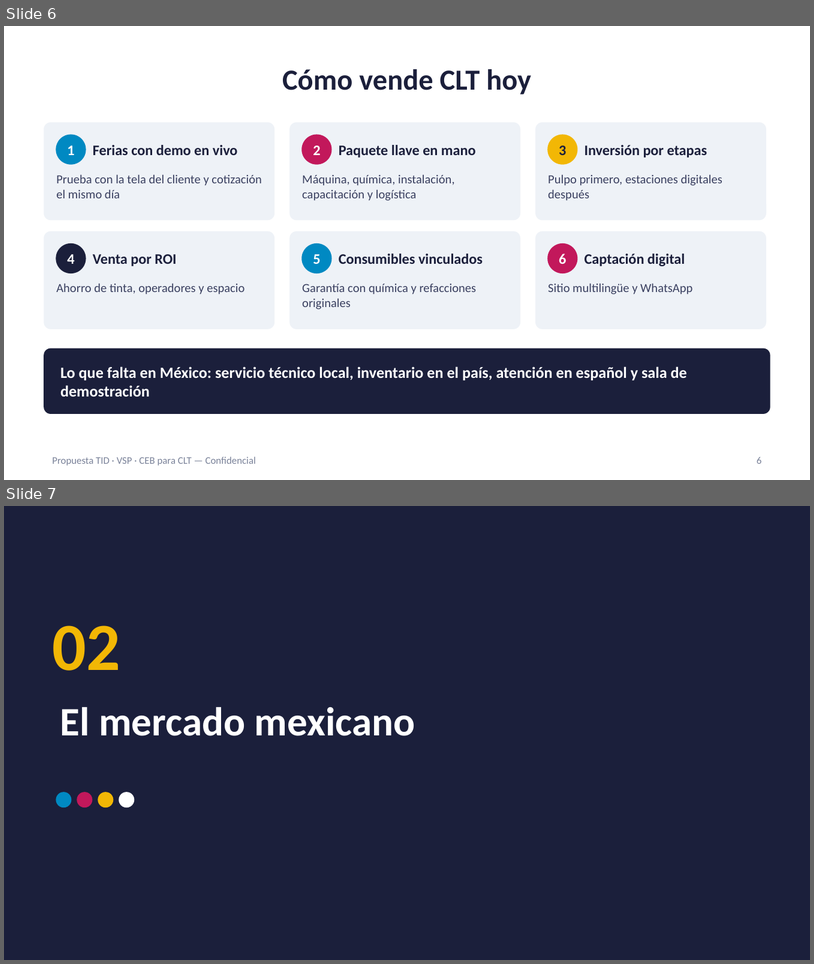
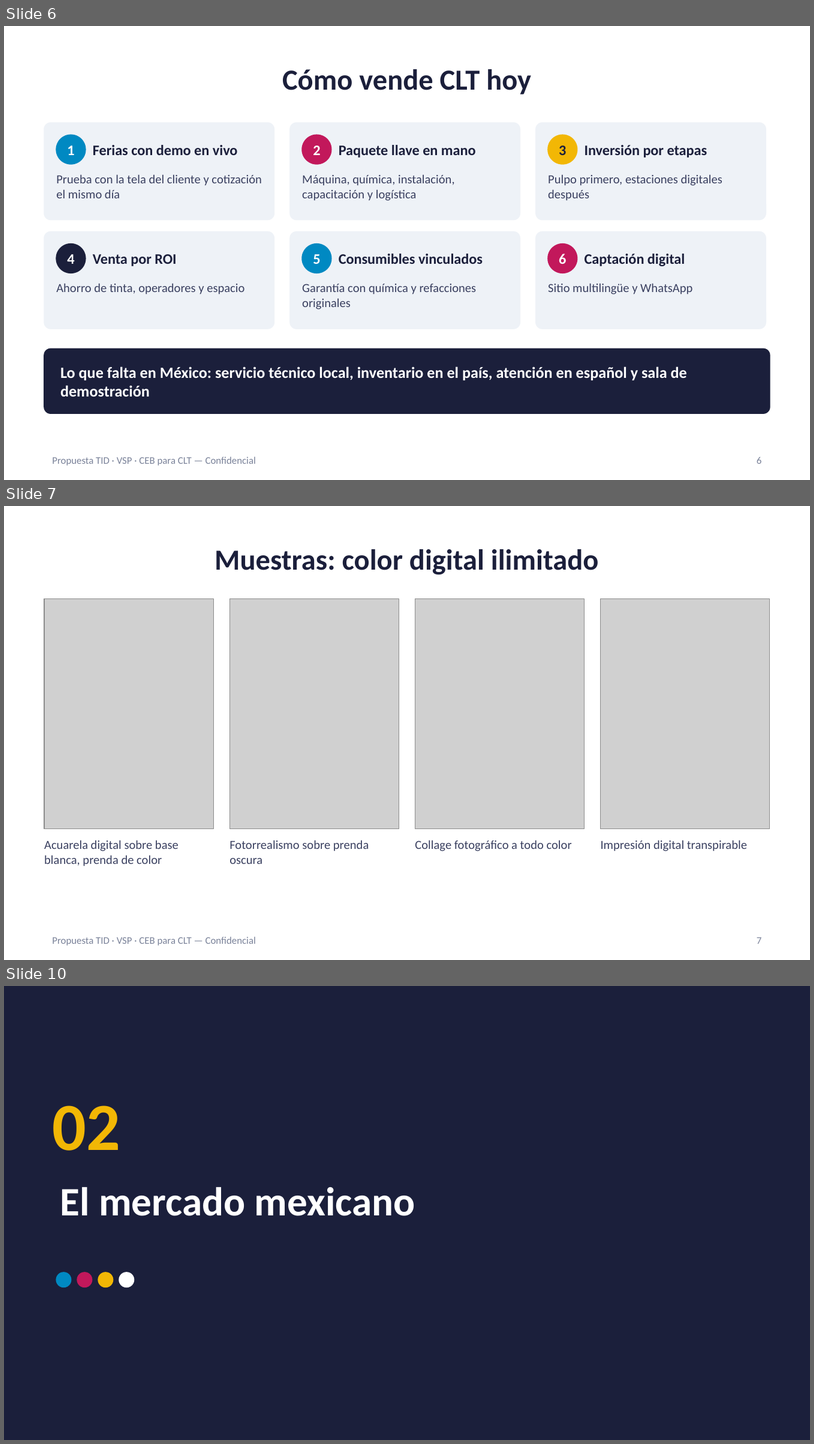
Before and after one commit to carlosmoreno793508/Cosas-Carlos, a slide deck: propuesta-clt/Presentacion_Propuesta_CLT_ES.pptx. Shown one above the other, each under a label of ours: slides 6 and 7 before the commit, slides 6, 7 and 10 after it; the slides between them are not shown. The pictures are 814x964 and 814x1444 pixels, drawn with LibreOffice and Linux fonts; fonts in the diff are those of the drawing; grey boxes stand for pictures. Boxes give left, top, right and bottom in pixels: in the first picture for what was removed or moved away, otherwise in the second. Text is boxed around its words. In the diff, an @@ line names an element or a change of style, - is before the commit and + after.

```diff
--- a/propuesta-clt/Presentacion_Propuesta_CLT_ES.pptx
+++ b/propuesta-clt/Presentacion_Propuesta_CLT_ES.pptx
@@ slide 7 added at [4, 506, 810, 960], background #FFFFFF; not listed: 1 template element that a slide beside it also shows @@
@@ title added at [215, 549, 599, 575], 26 pt, text #1B1F3B, bold @@
+Muestras: color digital ilimitado
@@ picture added at [44, 599, 213, 829] @@
@@ picture added at [230, 599, 399, 829] @@
@@ picture added at [415, 599, 585, 829] @@
@@ picture added at [601, 599, 770, 829] @@
@@ text added at [44, 840, 179, 866], 11 pt, text #3A4060 @@
+Acuarela digital sobre base blanca, prenda de color
@@ text added at [230, 840, 369, 864], 11 pt, text #3A4060 @@
+Fotorrealismo sobre prenda oscura
@@ text added at [415, 840, 572, 851], 11 pt, text #3A4060 @@
+Collage fotográfico a todo color
@@ text added at [601, 840, 747, 851], 11 pt, text #3A4060 @@
+Impresión digital transpirable
@@ page number added at [757, 937, 762, 943], 9 pt, text #7A8299 @@
+7
@@ what was slide 7 is now slide 10 @@
```
Also in this commit, not shown: 1 slide changed, 2 other slides added, 28 other files.
